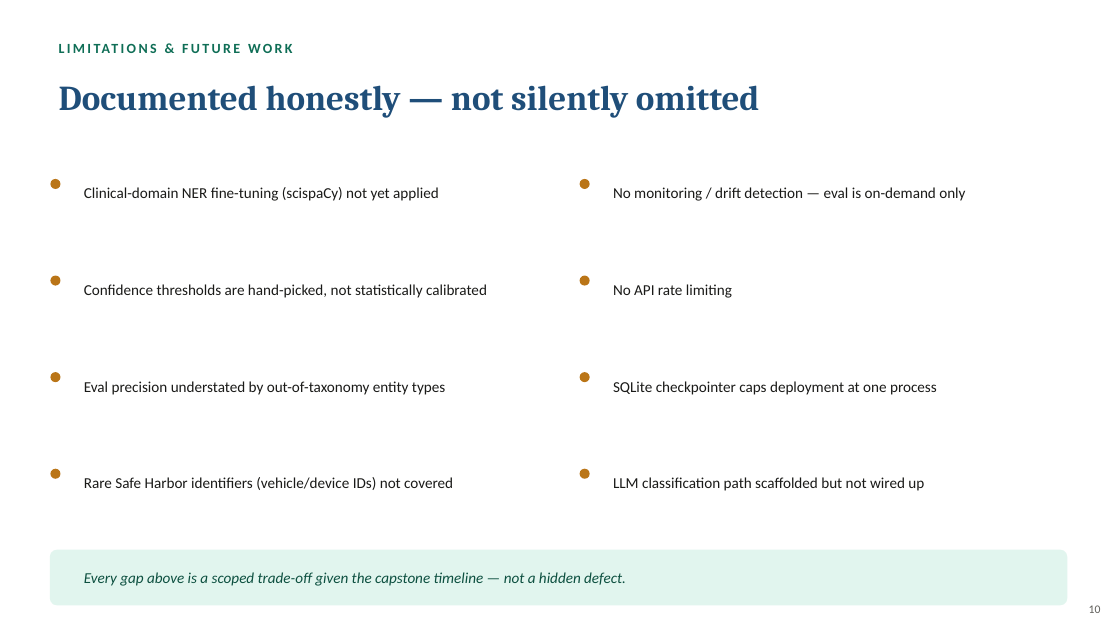
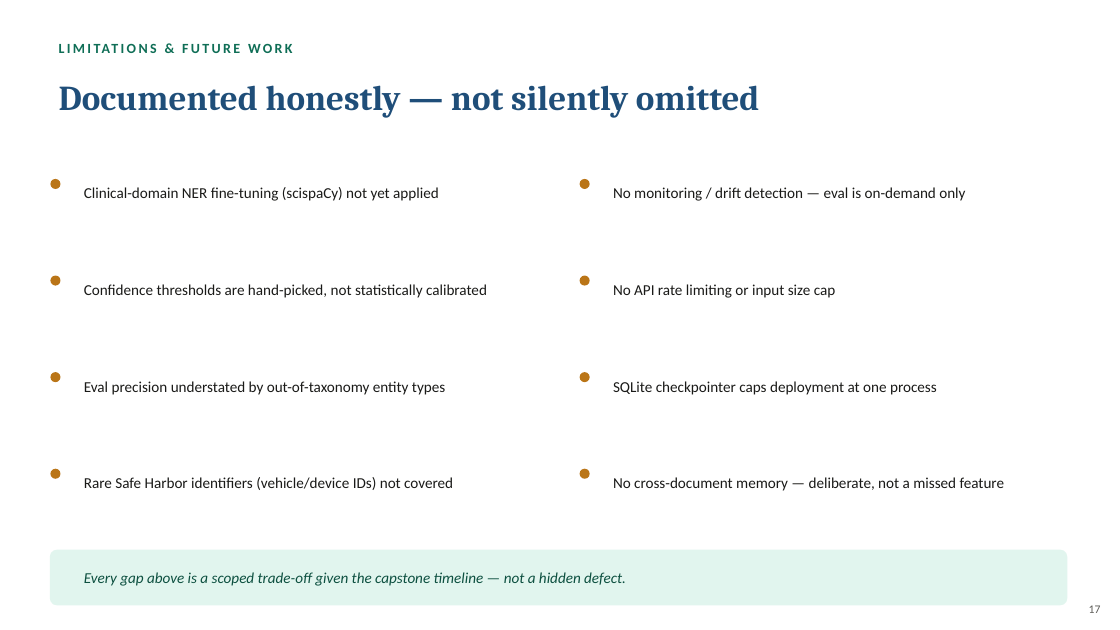
Before and after one commit to Ramya192/phi-deidentification, a slide deck: slide 17 of Capstone_Presentation.pptx (slide 10 before the commit). Drawn at 1120x630 pixels with LibreOffice and Linux fonts; fonts in the diff are those of the drawing. Boxes give left, top, right and bottom in pixels: in the first picture for what was removed or moved away, otherwise in the second. Text is boxed around its words. In the diff, an @@ line names an element or a change of style, - is before the commit and + after.

```diff
--- a/Capstone_Presentation.pptx
+++ b/Capstone_Presentation.pptx
@@ text at bbox=[613, 284, 835, 298]: text changed @@
-No API rate limiting
+No API rate limiting or input size cap
@@ text at bbox=[613, 477, 1005, 491]: text changed @@
-LLM classification path scaffolded but not wired up
+No cross-document memory — deliberate, not a missed feature
@@ text at bbox=[1089, 605, 1101, 613]: text changed @@
-10
+17
```
Also in this commit, not shown: 9 other slides changed, 7 slides added, 46 other files.
